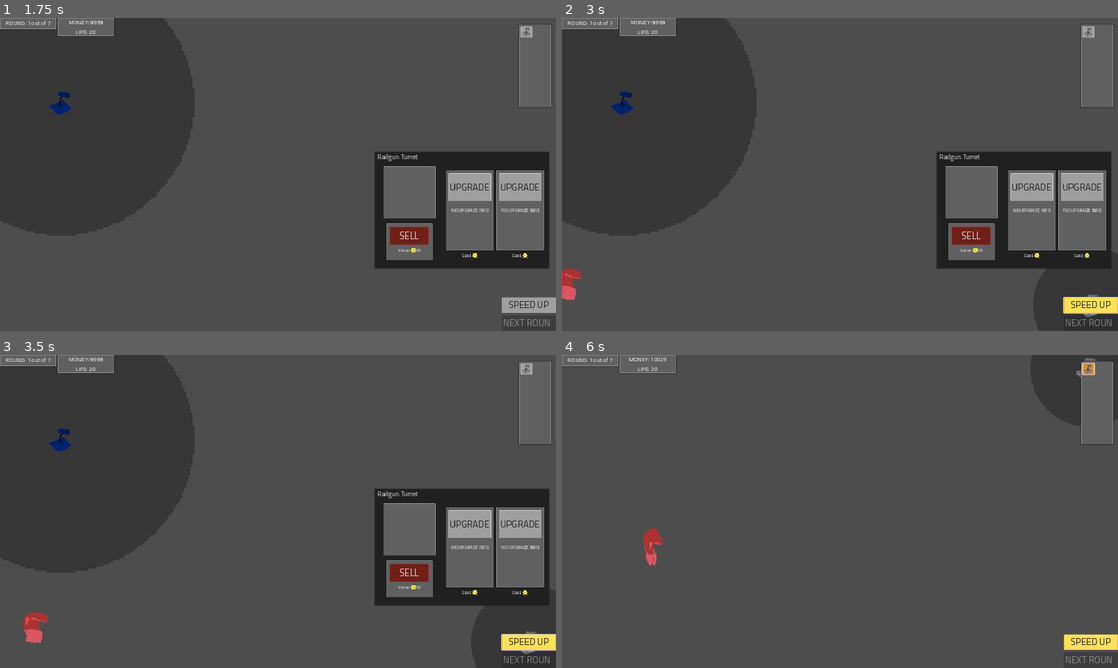
Above: before the commit, frames 1-4 (two rows, left to right).
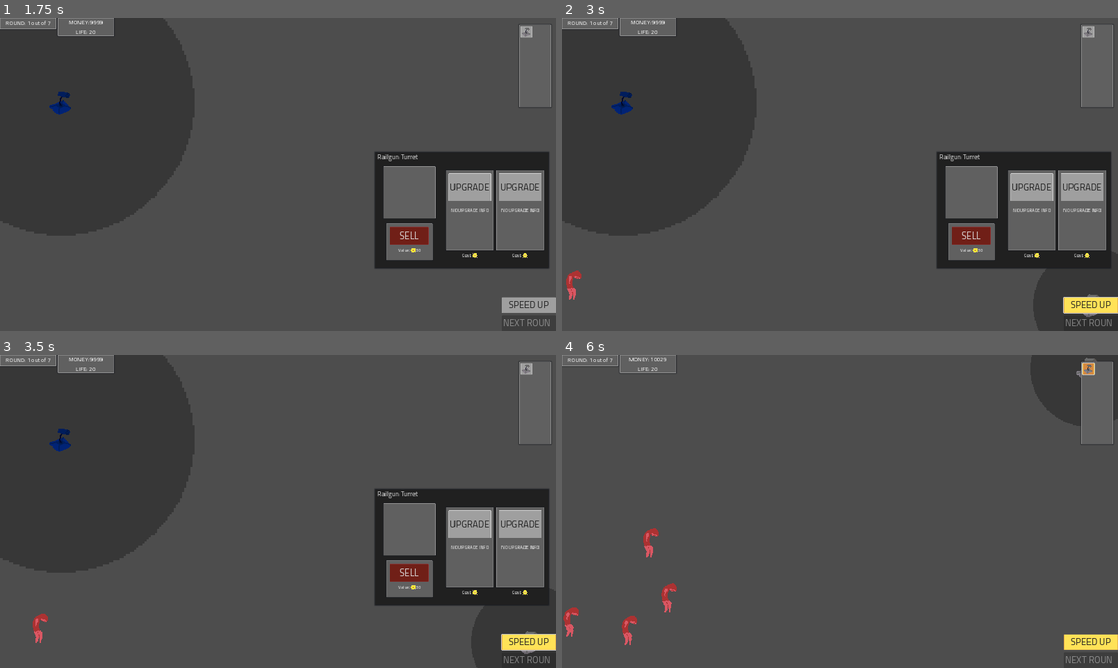
Above: after the commit, the same moments.

Repository: MindVisceral/BoneTD
Game: Godot game, scene res://Levels/Level1/Level1.tscn
Same seed, same stepped clock (60 frames per second), same inputs: the game is played once before the commit and once after it. This scene is started directly instead of the project's main scene. The engine's default icon, where the game draws it, is replaced by a stand-in: a white triangle on a blue panel in a dark square.
Inputs (mouse positions are in pixels of both pictures, inside the frame that each line leads up to):
- Up to frame 1 (1.75 s): click "NEXT ROUND" at 0.5 s; click (61, 102) at 1.25 s
- Up to frame 2 (3 s): click (1090, 30) at 2 s; click "SPEED UP" at 2.75 s
- Up to frame 3 (3.5 s): no input
- Up to frame 4 (6 s): click (1023, 492) at 3.5 s; click (1023, 602) at 4.25 s; click "SELL" at 5 s; click (1090, 367) at 5.75 s

Frame 1 is identical in both runs. In frame 2, 0.1% of the frame differs, in the area x 0-4%, y 80-90%; in frame 3, 0.2%; in frame 4, 0.5%, in the area x 0-21%, y 56-93%.

Commit message:
Moved all GunTurret Upgrades to unique folders

Diff:
--- a/Entities/Towers/GunTurret/GunTurret.tscn
+++ b/Entities/Towers/GunTurret/GunTurret.tscn
@@ -3,9 +3,9 @@
 [ext_resource type="PackedScene" uid="uid://dn0yn7md0iu0y" path="res://Entities/Towers/DirectTower/DirectTower.tscn" id="1_5b2p6"]
 [ext_resource type="PackedScene" uid="uid://dv57srrnagcgo" path="res://Entities/Towers/BaseTower/BaseHitEffect.tscn" id="2_pvoay"]
 [ext_resource type="Texture2D" uid="uid://dbuegf60t4tck" path="res://placeholder_4.png" id="2_som8n"]
-[ext_resource type="PackedScene" uid="uid://orrfapo7vqan" path="res://Entities/Towers/GunTurret/Upgrades/BurstGunTurret.tscn" id="2_v6uwq"]
+[ext_resource type="PackedScene" uid="uid://orrfapo7vqan" path="res://Entities/Towers/GunTurret/Upgrades/BurstGunTurret/BurstGunTurret.tscn" id="2_v6uwq"]
 [ext_resource type="Script" path="res://Resources/DamageData.gd" id="3_qupad"]
-[ext_resource type="PackedScene" uid="uid://b8cx22nh2de5i" path="res://Entities/Towers/GunTurret/Upgrades/SniperGunTurret.tscn" id="5_mj44r"]
+[ext_resource type="PackedScene" uid="uid://b8cx22nh2de5i" path="res://Entities/Towers/GunTurret/Upgrades/SniperGunTurret/SniperGunTurret.tscn" id="5_mj44r"]
 
 [sub_resource type="Resource" id="Resource_wbajn"]
 script = ExtResource("3_qupad")
--- a/Entities/Towers/GunTurret/Upgrades/AutoGunTurret.tscn
+++ b/Entities/Towers/GunTurret/Upgrades/AutoGunTurret/AutoGunTurret.tscn
@@ -3,7 +3,7 @@
 [ext_resource type="PackedScene" uid="uid://dn0yn7md0iu0y" path="res://Entities/Towers/DirectTower/DirectTower.tscn" id="1_dd0kh"]
 [ext_resource type="Texture2D" uid="uid://dbuegf60t4tck" path="res://placeholder_4.png" id="2_fgbej"]
 [ext_resource type="PackedScene" uid="uid://dv57srrnagcgo" path="res://Entities/Towers/BaseTower/BaseHitEffect.tscn" id="2_qwuio"]
-[ext_resource type="Script" path="res://Entities/Towers/GunTurret/Upgrades/AutoGunTurret.gd" id="2_wjsi1"]
+[ext_resource type="Script" path="res://Entities/Towers/GunTurret/Upgrades/AutoGunTurret/AutoGunTurret.gd" id="2_wjsi1"]
 [ext_resource type="Script" path="res://Resources/DamageData.gd" id="3_sqysl"]
 
 [sub_resource type="Resource" id="Resource_ognmq"]
--- a/Entities/Towers/GunTurret/Upgrades/BurstGunTurret.tscn
+++ b/Entities/Towers/GunTurret/Upgrades/BurstGunTurret/BurstGunTurret.tscn
@@ -1,11 +1,11 @@
 [gd_scene load_steps=10 format=3 uid="uid://orrfapo7vqan"]
 
 [ext_resource type="PackedScene" uid="uid://dn0yn7md0iu0y" path="res://Entities/Towers/DirectTower/DirectTower.tscn" id="1_nnotn"]
-[ext_resource type="Script" path="res://Entities/Towers/GunTurret/Upgrades/BurstGunTurret.gd" id="2_3dn56"]
+[ext_resource type="Script" path="res://Entities/Towers/GunTurret/Upgrades/BurstGunTurret/BurstGunTurret.gd" id="2_3dn56"]
 [ext_resource type="PackedScene" uid="uid://dv57srrnagcgo" path="res://Entities/Towers/BaseTower/BaseHitEffect.tscn" id="2_40vhq"]
 [ext_resource type="Script" path="res://Resources/DamageData.gd" id="2_xdpor"]
 [ext_resource type="Texture2D" uid="uid://dbuegf60t4tck" path="res://placeholder_4.png" id="4_4k2e7"]
-[ext_resource type="PackedScene" uid="uid://cbxbdiftunnt3" path="res://Entities/Towers/GunTurret/Upgrades/AutoGunTurret.tscn" id="5_phndn"]
+[ext_resource type="PackedScene" uid="uid://cbxbdiftunnt3" path="res://Entities/Towers/GunTurret/Upgrades/AutoGunTurret/AutoGunTurret.tscn" id="5_phndn"]
 
 [sub_resource type="Resource" id="Resource_qebpy"]
 script = ExtResource("2_xdpor")
--- /dev/null
+++ b/Entities/Towers/GunTurret/Upgrades/RailgunTurret/RailgunTrail.tscn
@@ -0,0 +1,10 @@
+[gd_scene load_steps=2 format=3 uid="uid://btl5vrby043dc"]
+
+[ext_resource type="PackedScene" uid="uid://cdmssx6y1y2pk" path="res://Entities/Towers/BaseTower/BaseTrail.tscn" id="1_0a66b"]
+
+[node name="RailgunTrail" instance=ExtResource("1_0a66b")]
+width = 5.0
+default_color = Color(0, 0.25, 1, 1)
+begin_cap_mode = 2
+end_cap_mode = 2
+lifetime = 0.1
--- a/Entities/Towers/GunTurret/Upgrades/SniperGunTurret.tscn
+++ b/Entities/Towers/GunTurret/Upgrades/SniperGunTurret/SniperGunTurret.tscn
@@ -4,7 +4,7 @@
 [ext_resource type="Texture2D" uid="uid://dbuegf60t4tck" path="res://placeholder_4.png" id="2_1mvl4"]
 [ext_resource type="PackedScene" uid="uid://dv57srrnagcgo" path="res://Entities/Towers/BaseTower/BaseHitEffect.tscn" id="2_bccji"]
 [ext_resource type="Script" path="res://Resources/DamageData.gd" id="3_khhmq"]
-[ext_resource type="PackedScene" uid="uid://wg7cb76ahvb" path="res://Entities/Towers/GunTurret/Upgrades/RailgunTurret.tscn" id="4_ygv1a"]
+[ext_resource type="PackedScene" uid="uid://wg7cb76ahvb" path="res://Entities/Towers/GunTurret/Upgrades/RailgunTurret/RailgunTurret.tscn" id="4_ygv1a"]
 
 [sub_resource type="Resource" id="Resource_gn6jj"]
 script = ExtResource("3_khhmq")
--- a/Entities/Towers/HitscanTower/HitscanTower.gd
+++ b/Entities/Towers/HitscanTower/HitscanTower.gd
@@ -197,6 +197,7 @@
 
 
 
+
 		## All 'piercing power' is gone, we cannot damage any more Enemies.
 		else:
 			break
@@ -209,9 +210,8 @@
 		damage_data.damage_value = original_damage_value
 
 
-	## Also restore damage_data's damage_value back to its original utside the loop, just in case.
+	## Also restore damage_data's damage_value back to its original outside the loop, just in case.
 	damage_data.damage_value = original_damage_value
-
 
 
 	## And create a Trail between this Tower and the Target
--- a/Levels/Level1/Level1.tscn
+++ b/Levels/Level1/Level1.tscn
@@ -9,14 +9,7 @@
 [ext_resource type="PackedScene" uid="uid://wxc3a7eqicl0" path="res://Entities/Enemies/FodderEnemy/FodderEnemy.tscn" id="4_o55tc"]
 [ext_resource type="PackedScene" uid="uid://c7ytai1x670kx" path="res://Entities/Towers/GunTurret/GunTurretSelectButton.tscn" id="7_uuix3"]
 [ext_resource type="PackedScene" uid="uid://b5dp0gcijhisy" path="res://UI/DraggableMenu/DraggableMenu.tscn" id="8_gw4ds"]
-[ext_resource type="PackedScene" uid="uid://wg7cb76ahvb" path="res://Entities/Towers/GunTurret/Upgrades/RailgunTurret.tscn" id="8_tdjs4"]
-
-[sub_resource type="Resource" id="Resource_8200r"]
-script = ExtResource("3_33haa")
-enemy_scene = ExtResource("4_o55tc")
-number_of_enemies = 50
-enemy_spawn_interval = 0.01
-time_until_next_enemies = 1.0
+[ext_resource type="PackedScene" uid="uid://wg7cb76ahvb" path="res://Entities/Towers/GunTurret/Upgrades/RailgunTurret/RailgunTurret.tscn" id="8_tdjs4"]
 
 [sub_resource type="Resource" id="Resource_0sdhy"]
 script = ExtResource("3_33haa")
@@ -65,6 +58,13 @@
 enemy_scene = ExtResource("4_o55tc")
 number_of_enemies = 30
 enemy_spawn_interval = 1.5
+time_until_next_enemies = 1.0
+
+[sub_resource type="Resource" id="Resource_8200r"]
+script = ExtResource("3_33haa")
+enemy_scene = ExtResource("4_o55tc")
+number_of_enemies = 50
+enemy_spawn_interval = 0.01
 time_until_next_enemies = 1.0
 
 [sub_resource type="Curve2D" id="Curve2D_ja27w"]
@@ -95,26 +95,26 @@
 path_reference = NodePath("../MovementPath")
 nextRound_button = NodePath("../GUI/TemporaryGUI/next_round_button")
 
+[node name="Round1" parent="RoundHandler" instance=ExtResource("3_gmuuh")]
+enemy_resources = Array[ExtResource("3_33haa")]([SubResource("Resource_0sdhy")])
+
+[node name="Round2" parent="RoundHandler" instance=ExtResource("3_gmuuh")]
+enemy_resources = Array[ExtResource("3_33haa")]([SubResource("Resource_yt1sj")])
+
+[node name="Round3" parent="RoundHandler" instance=ExtResource("3_gmuuh")]
+enemy_resources = Array[ExtResource("3_33haa")]([SubResource("Resource_nfqgi")])
+
+[node name="Round4" parent="RoundHandler" instance=ExtResource("3_gmuuh")]
+enemy_resources = Array[ExtResource("3_33haa")]([SubResource("Resource_natag")])
+
+[node name="Round5" parent="RoundHandler" instance=ExtResource("3_gmuuh")]
+enemy_resources = Array[ExtResource("3_33haa")]([SubResource("Resource_2hv01"), SubResource("Resource_1tywi")])
+
+[node name="Round6" parent="RoundHandler" instance=ExtResource("3_gmuuh")]
+enemy_resources = Array[ExtResource("3_33haa")]([SubResource("Resource_getvg")])
+
 [node name="Round7" parent="RoundHandler" instance=ExtResource("3_gmuuh")]
 enemy_resources = Array[ExtResource("3_33haa")]([SubResource("Resource_8200r")])
-
-[node name="Round1" parent="RoundHandler" instance=ExtResource("3_gmuuh")]
-enemy_resources = Array[ExtResource("3_33haa")]([SubResource("Resource_0sdhy")])
-
-[node name="Round2" parent="RoundHandler" instance=ExtResource("3_gmuuh")]
-enemy_resources = Array[ExtResource("3_33haa")]([SubResource("Resource_yt1sj")])
-
-[node name="Round3" parent="RoundHandler" instance=ExtResource("3_gmuuh")]
-enemy_resources = Array[ExtResource("3_33haa")]([SubResource("Resource_nfqgi")])
-
-[node name="Round4" parent="RoundHandler" instance=ExtResource("3_gmuuh")]
-enemy_resources = Array[ExtResource("3_33haa")]([SubResource("Resource_natag")])
-
-[node name="Round5" parent="RoundHandler" instance=ExtResource("3_gmuuh")]
-enemy_resources = Array[ExtResource("3_33haa")]([SubResource("Resource_2hv01"), SubResource("Resource_1tywi")])
-
-[node name="Round6" parent="RoundHandler" instance=ExtResource("3_gmuuh")]
-enemy_resources = Array[ExtResource("3_33haa")]([SubResource("Resource_getvg")])
 
 [node name="Deselector" type="Button" parent="."]
 anchors_preset = 15
Renamed: Entities/Towers/GunTurret/Upgrades/AutoGunTurret.gd -> Entities/Towers/GunTurret/Upgrades/AutoGunTurret/AutoGunTurret.gd
Renamed: Entities/Towers/GunTurret/Upgrades/BurstGunTurret.gd -> Entities/Towers/GunTurret/Upgrades/BurstGunTurret/BurstGunTurret.gd
Renamed: Entities/Towers/GunTurret/Upgrades/RailgunTurret.tscn -> Entities/Towers/GunTurret/Upgrades/RailgunTurret/RailgunTurret.tscn
Not shown, changed: GameOverlayRenderer.log
